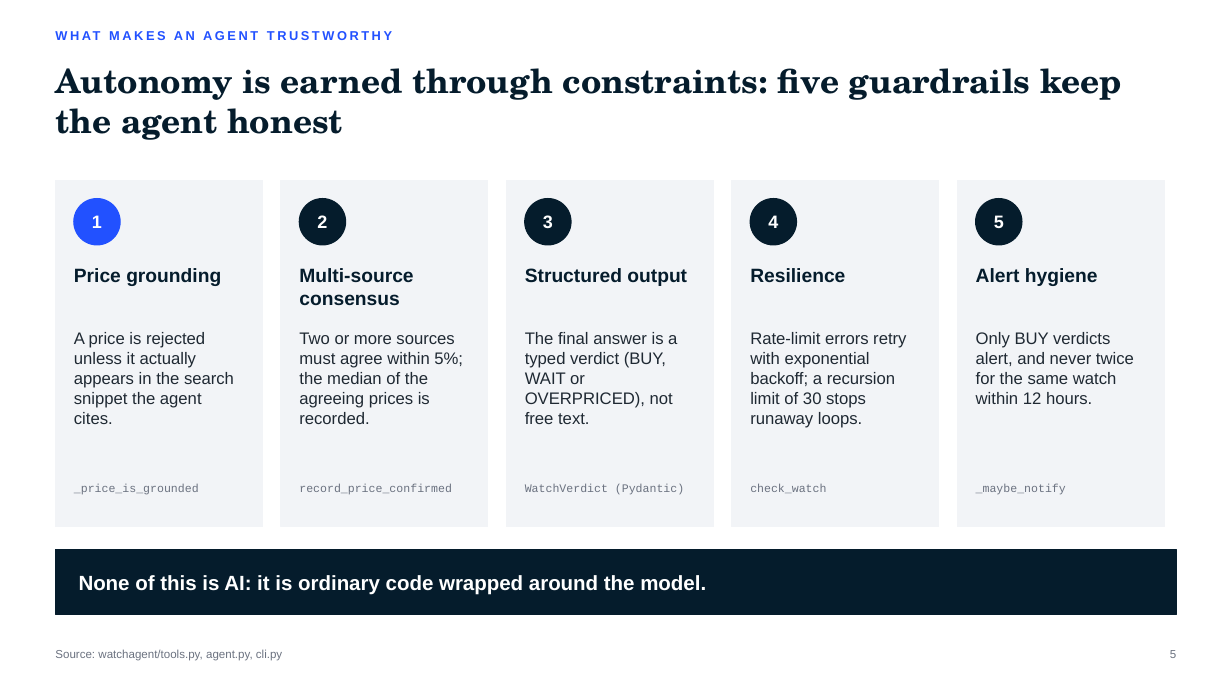
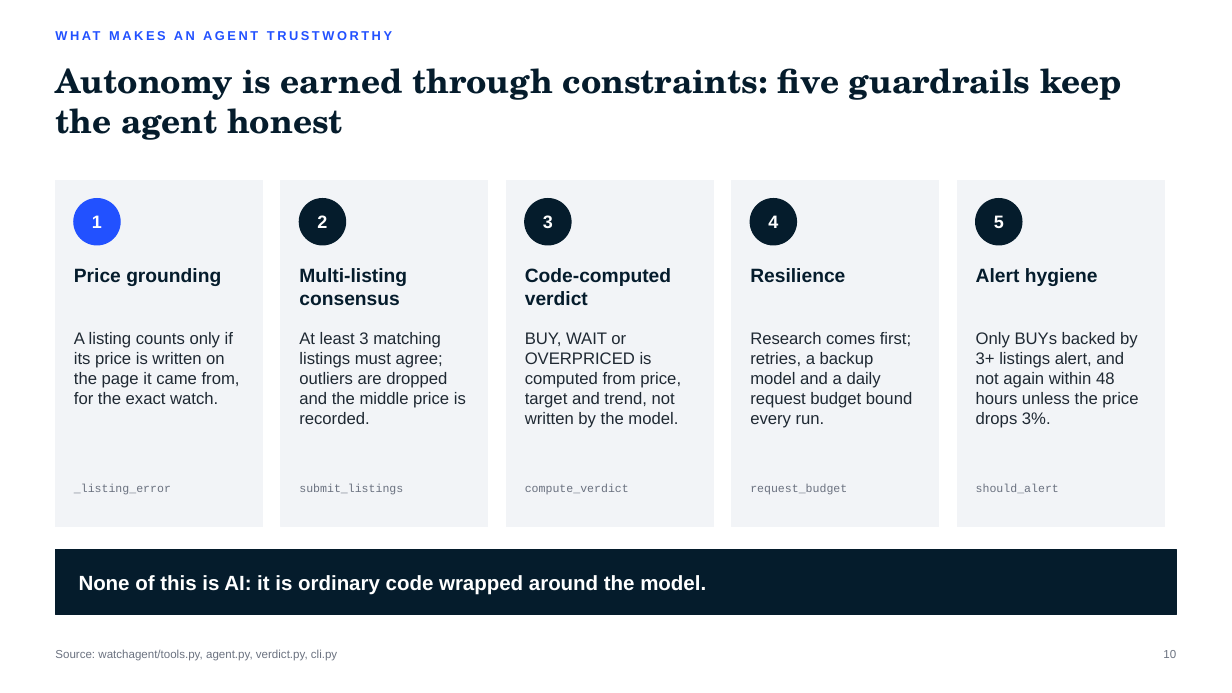
Before and after one commit to snakeblud/WatchAgent-Langchain, a slide deck: slide 10 of docs/WatchAgent_Agentic_AI_Brownbag.pptx (slide 5 before the commit). Drawn at 1232x693 pixels with LibreOffice and Linux fonts; fonts in the diff are those of the drawing. Boxes give left, top, right and bottom in pixels: in the first picture for what was removed or moved away, otherwise in the second. Text is boxed around its words. In the diff, an @@ line names an element or a change of style, - is before the commit and + after.

Commit message:
Update brown-bag deck for the agentic redesign and add architecture diagram
Deck (now 15 slides)
- New slides 4-6: what an agent is (LangChain's definition), generative
  vs agentic AI, and chain-of-thought reasoning, each tied to WatchAgent
  and sourced (LangChain docs, Anthropic, Wei et al. 2022, Yao et al. 2022)
- New slide 8: architecture diagram of the redesigned agent
- New slide 9: what each part does (watchagent check, research agent,
  Telegram assistant, listing checks, model middleware)
- Slides 2, 7 and 10 updated to the new design (listing checks, median of
  3+ listings, code-computed verdict, 48h alert rule); page numbers redone

Diagram (docs/diagrams)
- Archify source spec, interactive HTML and PNG export

```diff
--- a/docs/WatchAgent_Agentic_AI_Brownbag.pptx
+++ b/docs/WatchAgent_Agentic_AI_Brownbag.pptx
@@ text at (299, 268, 407, 305): text changed @@
-Multi-source consensus
+Multi-listing consensus
@@ text at (525, 268, 671, 305): text changed @@
-Structured output
+Code-computed verdict
@@ text at (74, 332, 240, 404): text changed @@
-A price is rejected unless it actually appears in the search snippet the agent cites.
+A listing counts only if its price is written on the page it came from, for the exact watch.
@@ text at (299, 332, 466, 424): text changed @@
-Two or more sources must agree within 5%; the median of the agreeing prices is recorded.
+At least 3 matching listings must agree; outliers are dropped and the middle price is recorded.
@@ text at (525, 332, 681, 428): text changed @@
-The final answer is a typed verdict (BUY, WAIT or OVERPRICED), not free text.
+BUY, WAIT or OVERPRICED is computed from price, target and trend, not written by the model.
@@ text at (750, 332, 912, 428): text changed @@
-Rate-limit errors retry with exponential backoff; a recursion limit of 30 stops runaway loops.
+Research comes first; retries, a backup model and a daily request budget bound every run.
@@ text at (976, 332, 1138, 428): text changed @@
-Only BUY verdicts alert, and never twice for the same watch within 12 hours.
+Only BUYs backed by 3+ listings alert, and not again within 48 hours unless the price drops 3%.
@@ text at (74, 483, 171, 495): text changed @@
-_price_is_grounded
+_listing_error
@@ text at (299, 483, 403, 495): text changed @@
-record_price_confirmed
+submit_listings
@@ text at (525, 483, 629, 494): text changed @@
-WatchVerdict (Pydantic)
+compute_verdict
@@ text at (750, 484, 847, 495): text changed @@
-check_watch
+request_budget
@@ text at (976, 483, 1059, 493): text changed @@
-_maybe_notify
+should_alert
@@ text at (55, 649, 337, 661): text changed @@
-Source: watchagent/tools.py, agent.py, cli.py
+Source: watchagent/tools.py, agent.py, verdict.py, cli.py
@@ text at (1163, 650, 1176, 658): text changed @@
-5
+10
```
Also in this commit, not shown: 7 other slides changed, 5 slides added, 3 other files.
